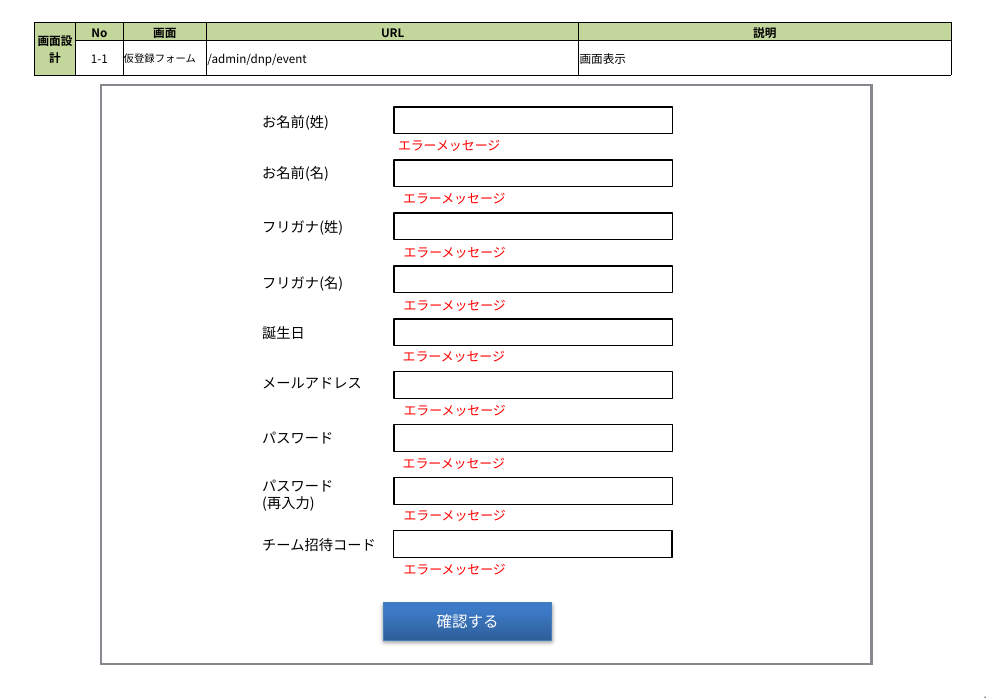
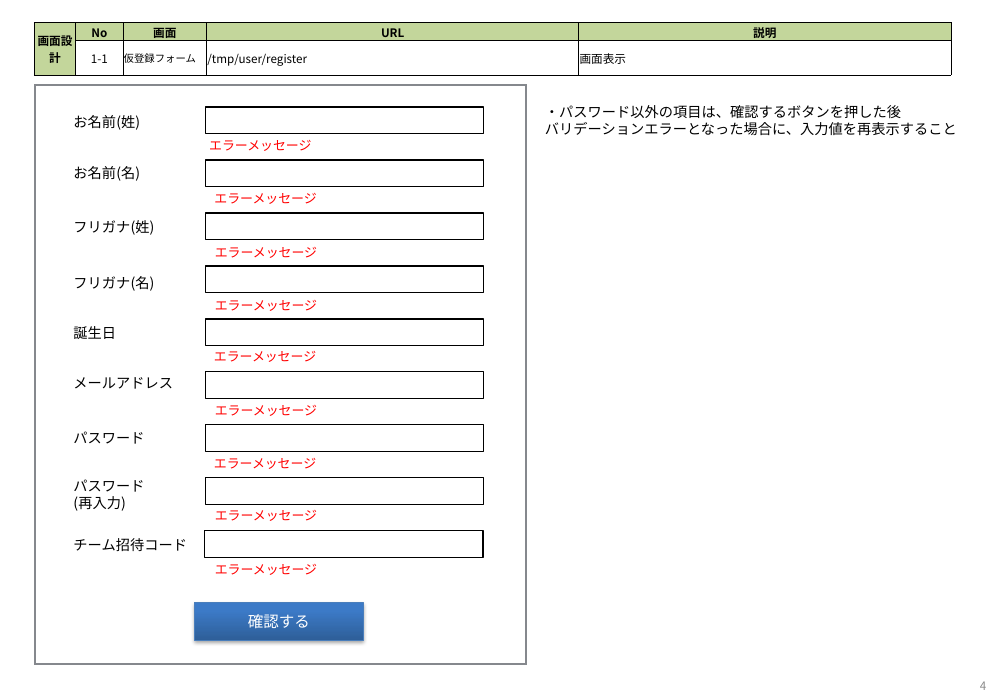
Before and after one commit to tooiea/OnLineDatingWithSportsApp, a slide deck: slide 4 of documents/OLDs_temp_user_register_document_spec.pptx. Drawn at 1008x698 pixels with LibreOffice and Linux fonts; fonts in the diff are those of the drawing. Boxes give left, top, right and bottom in pixels: in the first picture for what was removed or moved away, otherwise in the second. Text is boxed around its words. In the diff, an @@ line names an element or a change of style, - is before the commit and + after.

```diff
--- a/documents/OLDs_temp_user_register_document_spec.pptx
+++ b/documents/OLDs_temp_user_register_document_spec.pptx
@@ table at (34,22,952,70) @@
-row 2, column 4: /admin/dnp/event
+row 2, column 4: /tmp/user/register
@@ rectangle: place and size @@
-rectangle at (101,86,872,665)
+rectangle at (35,86,527,665)
@@ text added at (545,105,957,135), 11 pt, text #000000 @@
+・パスワード以外の項目は、確認するボタンを押した後
+バリデーションエラーとなった場合に、入力値を再表示すること
@@ 18 texts, 10 rectangles: place and size @@
-18 texts, 10 rectangles at (262,107,673,640)
+18 texts, 10 rectangles at (73,107,484,640)
@@ page number rewrapped from (938,693,998,698) to (980,681,986,690) @@
```
Also in this commit, not shown: 6 other slides changed, 2 slides added, 13 other files.
